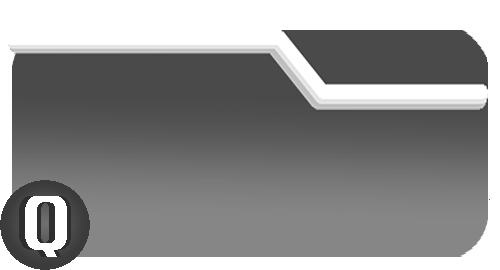
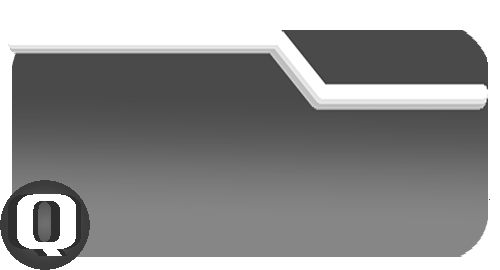
Layers edited between the first and the second 500px x 270px image:
painted on "Q" (1st of 3) over [17, 194, 76, 257]
painted on "Q" (2nd of 3) over [22, 194, 81, 257]
painted on "Q" (3rd of 3) over [8, 194, 67, 257]
